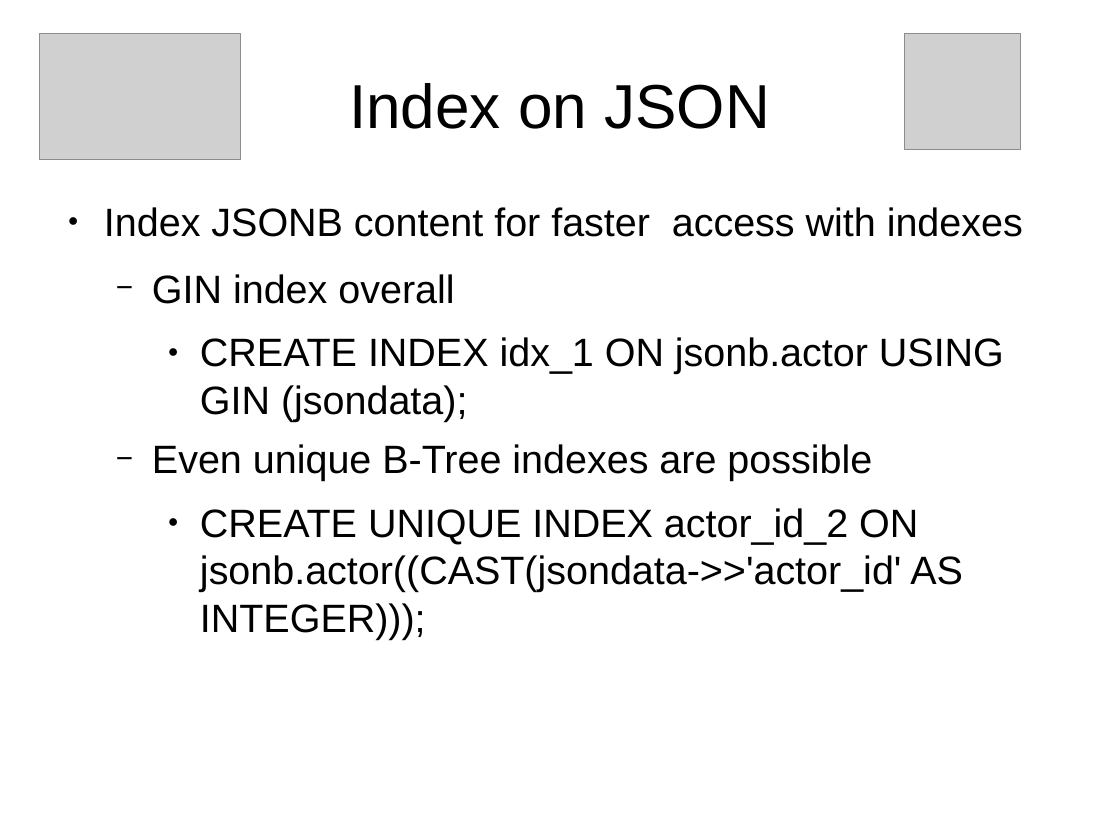
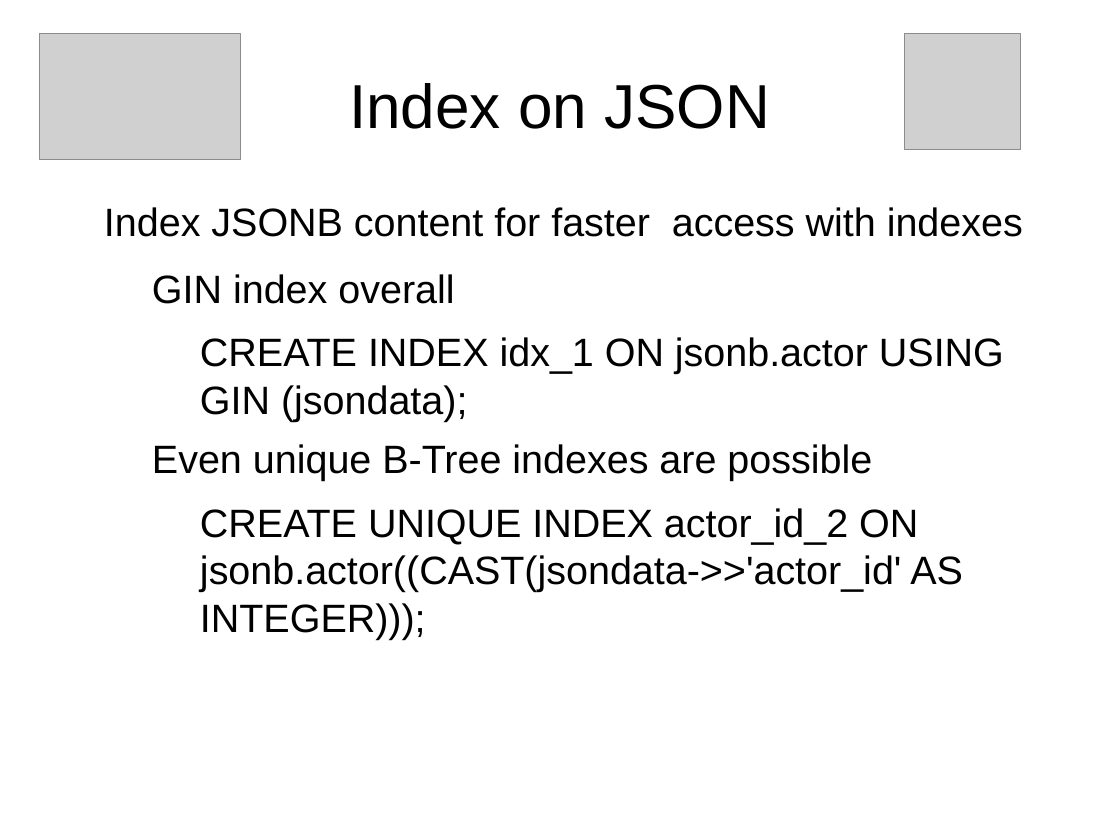
Before and after one commit to sjstoelting/talks, a slide deck: slide 8 of json-by-example/JSON-by-example.odp. Drawn at 1120x840 pixels with LibreOffice and Linux fonts; fonts in the diff are those of the drawing; grey boxes stand for pictures. Boxes give left, top, right and bottom in pixels: in the first picture for what was removed or moved away, otherwise in the second. Text is boxed around its words. In the diff, an @@ line names an element or a change of style, - is before the commit and + after.

Commit message:
Added having a look at the Amazon JSON structure to the queries and the slides. Plus some minor corrections on the slides.

```diff
--- a/json-by-example/JSON-by-example.odp
+++ b/json-by-example/JSON-by-example.odp
@@ text "Index JSONB content for faster ..." at (104,207,1023,639): bullet ● to none; bullet − to none @@
```
Also in this commit, not shown: 4 other slides changed, 1 slide added, 2 other files.
